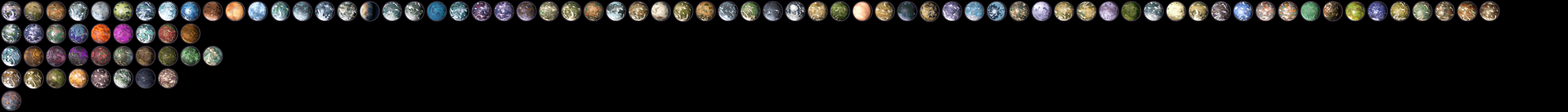
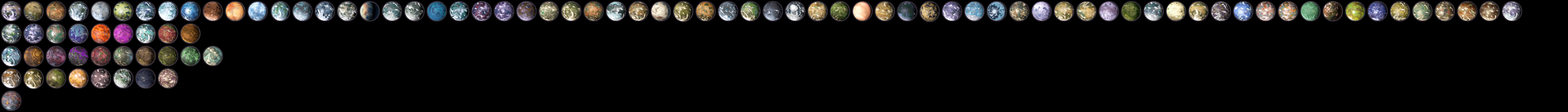
Two versions of the same layered image (1568x112). Layer-by-layer changes:
added layer "Layer 107" above "Layer 106" over (1502, 1, 1522, 21)
